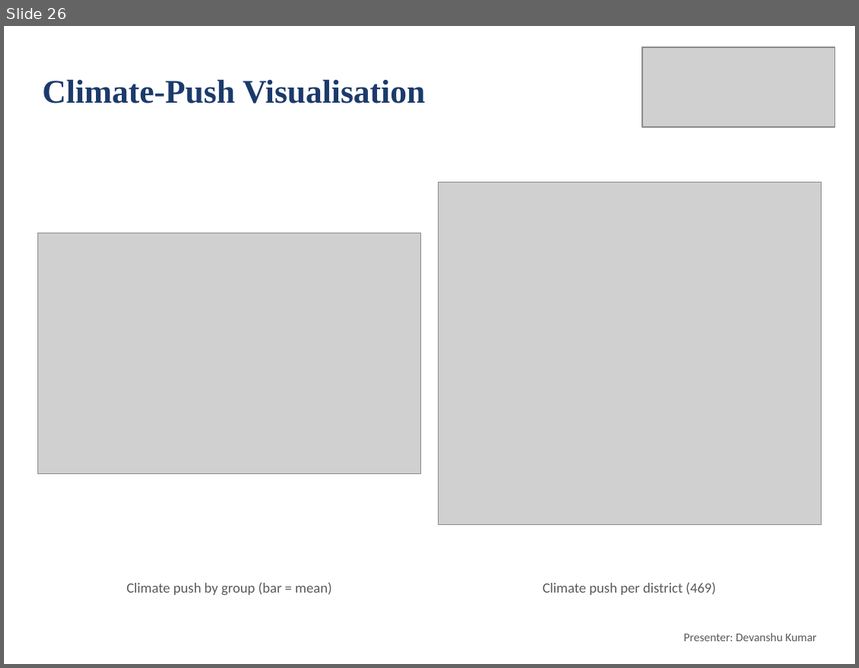
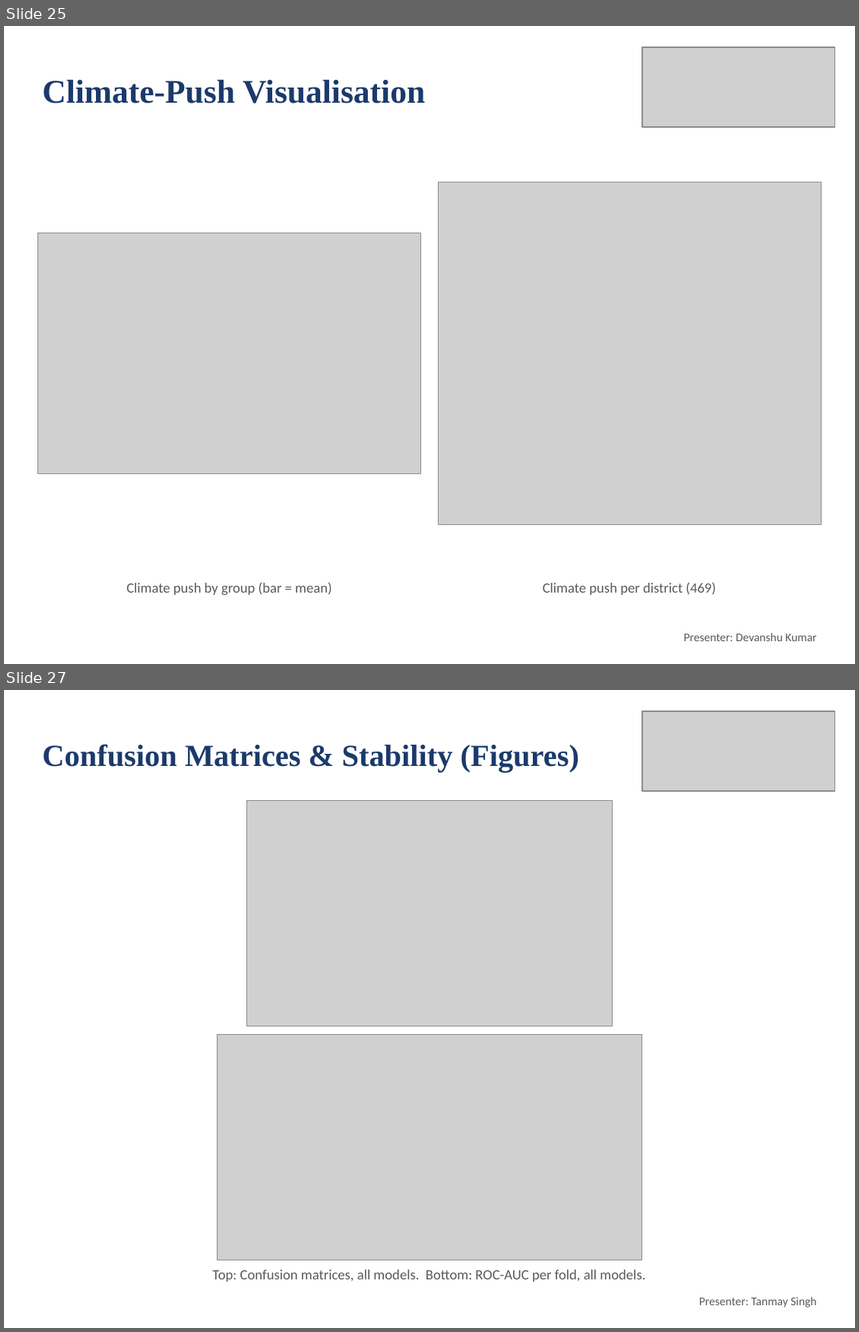
Before and after one commit to deepankarkumar1310/hadoop-ml-algorithm-, a slide deck: docs/Review2_Deck.pptx. Shown one above the other, each under a label of ours: slide 26 before the commit, slides 25 and 27 after it; the slides between them are not shown. The pictures are 859x668 and 859x1332 pixels, drawn with LibreOffice and Linux fonts; fonts in the diff are those of the drawing; grey boxes stand for pictures. Boxes give left, top, right and bottom in pixels: in the first picture for what was removed or moved away, otherwise in the second. Text is boxed around its words. In the diff, an @@ line names an element or a change of style, - is before the commit and + after.

Commit message:
Team roles: dataset and preprocessing, Big Data pipeline, novel model, comparative ML and visualisation

```diff
--- a/docs/Review2_Deck.pptx
+++ b/docs/Review2_Deck.pptx
@@ slide 27 added at (4, 690, 855, 1328), background #FFFFFF @@
@@ picture added at (642, 711, 835, 791) @@
@@ title added at (42, 744, 579, 772), 26 pt, text #1B3A6B, bold @@
+Confusion Matrices & Stability (Figures)
@@ picture added at (246, 801, 612, 1026) @@
@@ picture added at (217, 1035, 642, 1260) @@
@@ text added at (212, 1270, 645, 1282), 12 pt, text #595959 @@
+Top: Confusion matrices, all models. Bottom: ROC-AUC per fold, all models.
@@ text added at (699, 1297, 816, 1308), 10 pt, text #595959 @@
+Presenter: Tanmay Singh
@@ what was slide 26 is now slide 25 @@
```
Also in this commit, not shown: 9 slides changed, 2 other slides added, 1 slide removed, 3 other files.
